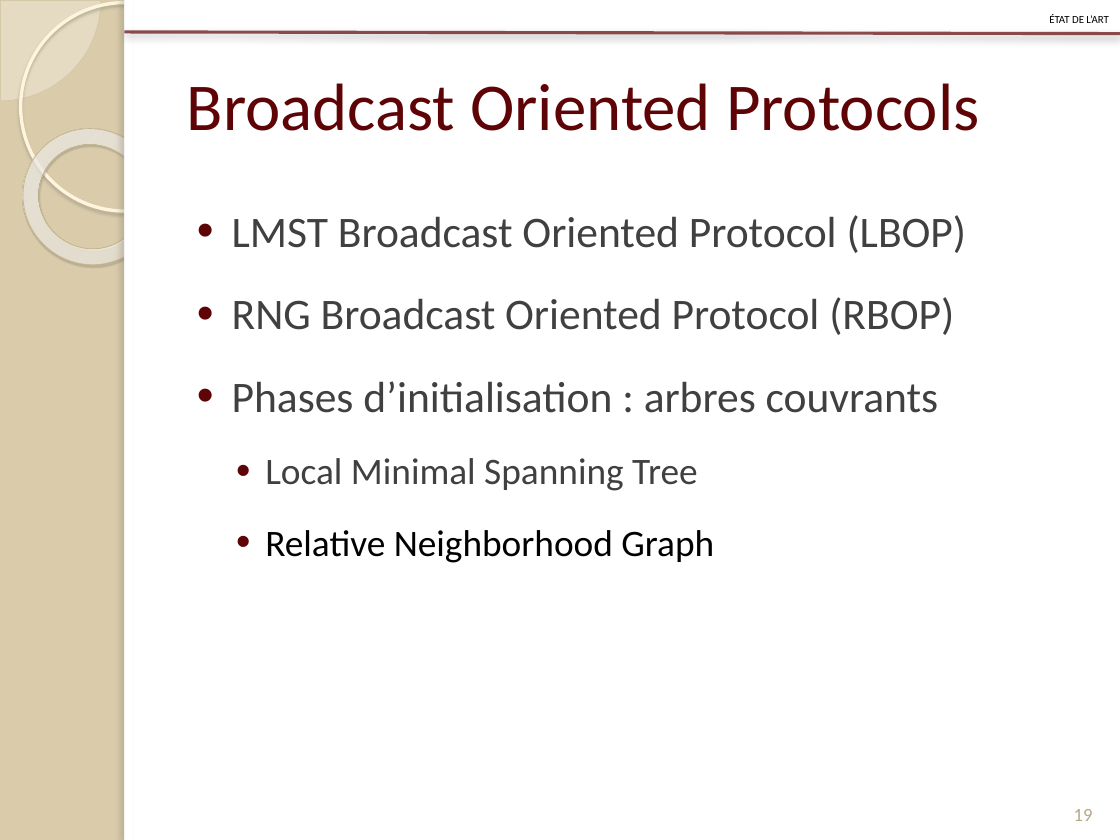
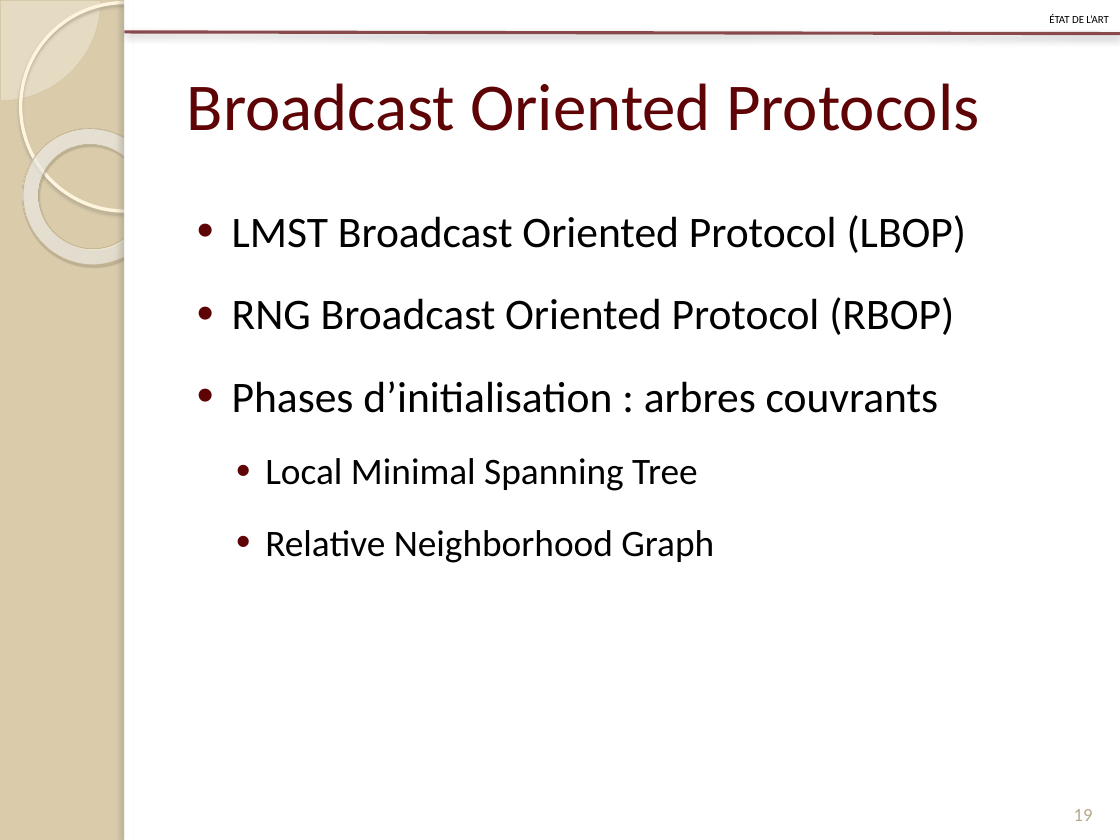
Before and after one commit to Patre/Energy-saving-in-sensors--networks, a slide deck: slide 19 of Redaction/Presentation/pres.pptx. Drawn at 1120x840 pixels with LibreOffice and Linux fonts; fonts in the diff are those of the drawing. Boxes give left, top, right and bottom in pixels: in the first picture for what was removed or moved away, otherwise in the second. Text is boxed around its words. In the diff, an @@ line names an element or a change of style, - is before the commit and + after.

```diff
--- a/Redaction/Presentation/pres.pptx
+++ b/Redaction/Presentation/pres.pptx
@@ text at [232,215,967,491]: text colour #404040 to #000000 in "LMST Broadcast Oriented Protocol (LBOP)", "RNG Broadcast Oriented Protocol (RBOP)", "Phases d’initialisation : arbres couvrants", "Local Minimal Spanning Tree" @@
```
Also in this commit, not shown: 2 other files.
